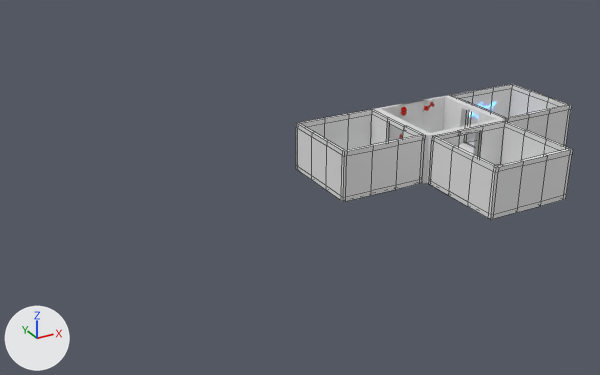
Two versions of the Blender file Assets/blender/world.blend, one commit apart.
Camera for both pictures: a 50 mm camera at (-11.36, -14.18, 7.08) aimed at (-3.69, -0.25, 0.11). Arrows for +X, +Y and +Z are at lower left; the lights stay in place. Mesh edges are drawn as thin lines on the coarser meshes.
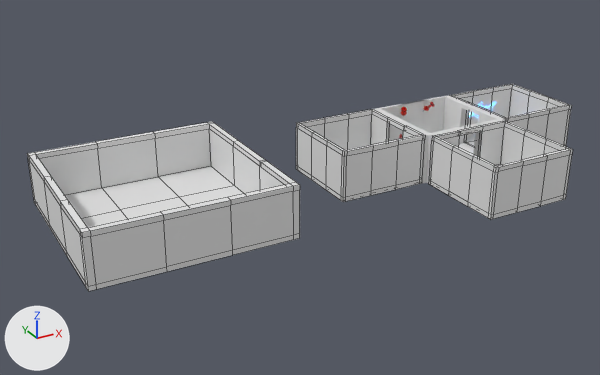
Location of each change, [x1, y1, x2, y2] in pixels of the pictures (600 x 375 px):
'Cube.004', added
    after: [27, 122, 300, 291]

What changed in the scene script:
```text
Add me_cube_005:
    me_cube_005.from_pydata(...)  # 140 vertices, 140 faces; spans x -1.0..1.0, y -1.0..1.0, z -1.0..21.0
Add ob_cube_004:
    ob_cube_004 = bpy.data.objects.new('Cube.004', me_cube_005)
    ob_cube_004.location = (-6.66, 0.0, 0.0)
    ob_cube_004.scale = (2.0, 2.0, 0.0495)
```
